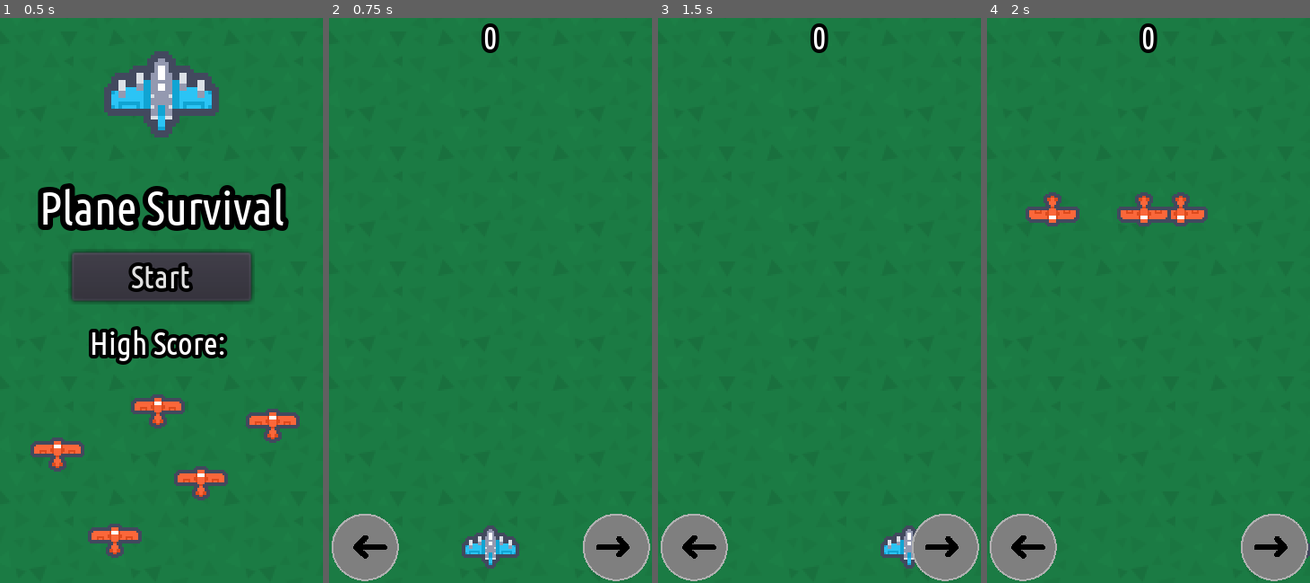
Above: before the commit, frames 1-4 (left to right).
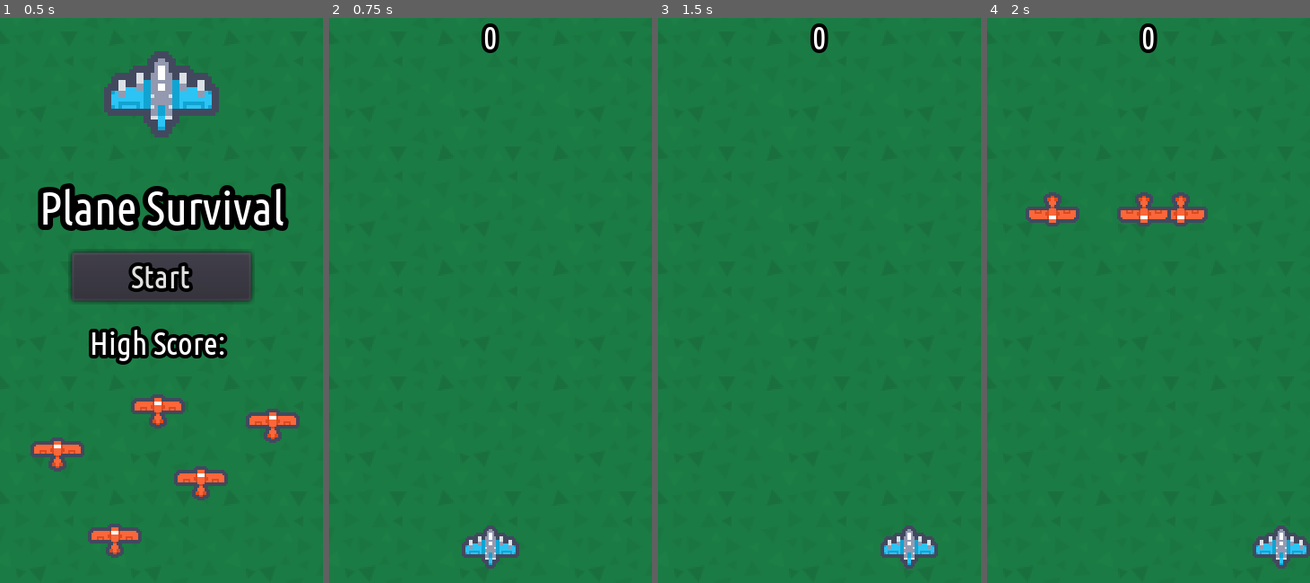
Above: after the commit, the same moments.

Repository: eggsnham07/PlaneRun
Game: Godot game, scene res://Scenes/Menu.tscn
The game is run twice, just before and just after one commit, with the same random seed, the same clock (stepped at 60 frames per second) and the same inputs. Sound files missing from this copy of the repository are replaced by a short silence.
Inputs:
- Up to frame 1 (0.5 s): no input
- Up to frame 2 (0.75 s): click "Start" at 0.5 s
- Up to frame 3 (1.5 s): tap Enter at 1.25 s; hold Right (ui_right) from 1.28 s (still down)
- Up to frame 4 (2 s): keep holding Right (ui_right)

Frame 1 is identical in both runs. In frame 2, 3.9% of the frame differs, in the area x 0-100%, y 87-100%; in frame 3, 3.9%; in frame 4, 3.9%.
Error before the commit: Invalid operands 'Nil' and 'float' in operator '*'. (res://Scenes/World.gd:13)

Commit message:
Remove crap

Diff:
--- a/Scenes/World.gd
+++ b/Scenes/World.gd
@@ -1,21 +1,6 @@
 extends Node
 
 export var EnemyScene: PackedScene
-
-var moving_left:bool = false
-var moving_right:bool = false
-
-func _process(delta):
-	var lr_i
-
-	if moving_left == true and moving_right == true: lr_i = 0
-	elif moving_right == true: lr_i = 1
-	elif moving_left == true: lr_i = -1
-
-	var new_position = $Player.position.x + lr_i * delta * $Player.speed
-	var half_width = $Player/Sprite.texture.get_width() / 2
-
-	$Player.position.x = clamp(new_position, half_width, 180 - half_width)
 
 func _on_SpawnTimer_timeout():
 	for i in 3:
@@ -38,8 +23,3 @@
 
 func _on_ExplosionSound_finished():
 	get_tree().change_scene("res://Scenes/Menu.tscn")
-
-
-
-func _on_MoveLeft_pressed():
-	pass # Replace with function body.
--- a/Scenes/World.tscn
+++ b/Scenes/World.tscn
@@ -8,10 +8,6 @@
 [ext_resource path="res://Assets/explosionCrunch_000.ogg" type="AudioStream" id=6]
 [ext_resource path="res://Assets/CustomFont.tres" type="DynamicFont" id=7]
 [ext_resource path="res://Scenes/ScoreLabel.gd" type="Script" id=8]
-[ext_resource path="res://Assets/RightArrow.png" type="Texture" id=9]
-[ext_resource path="res://Assets/LeftArrow.png" type="Texture" id=10]
-
-[sub_resource type="CircleShape2D" id=1]
 
 [node name="World" type="Node"]
 script = ExtResource( 3 )
@@ -46,25 +42,6 @@
 "_edit_use_anchors_": false
 }
 
-[node name="MoveLeft" type="TouchScreenButton" parent="CanvasLayer"]
-position = Vector2( 9.53674e-07, 280 )
-scale = Vector2( 0.2, 0.2 )
-normal = ExtResource( 10 )
-shape = SubResource( 1 )
-__meta__ = {
-"_edit_lock_": true
-}
-
-[node name="MoveRight" type="TouchScreenButton" parent="CanvasLayer"]
-position = Vector2( 140, 280 )
-scale = Vector2( 0.2, 0.2 )
-normal = ExtResource( 9 )
-shape = SubResource( 1 )
-__meta__ = {
-"_edit_lock_": true
-}
-
 [connection signal="died" from="Player" to="." method="_on_Player_died"]
 [connection signal="timeout" from="SpawnTimer" to="." method="_on_SpawnTimer_timeout"]
 [connection signal="finished" from="ExplosionSound" to="." method="_on_ExplosionSound_finished"]
-[connection signal="pressed" from="CanvasLayer/MoveLeft" to="." method="_on_MoveLeft_pressed"]
--- a/project.godot
+++ b/project.godot
@@ -12,6 +12,7 @@
 
 config/name="Plane Survival"
 run/main_scene="res://Scenes/Menu.tscn"
+config/icon="res://icon.png"
 
 [autoload]
 
@@ -25,6 +26,10 @@
 window/size/test_height=640
 window/stretch/mode="2d"
 window/stretch/aspect="keep"
+
+[global]
+
+android=false
 
 [importer_defaults]
 
@@ -87,4 +92,5 @@
 
 [rendering]
 
+quality/driver/fallback_to_gles2=true
 environment/default_environment="res://default_env.tres"
Binary file changed: HTML/index.apple-touch-icon.png
Binary file changed: HTML/index.icon.png
Not shown: 1 places in Scenes/World.tscn that only renumber resources
Not shown, changed: HTML/index.html
Not shown, changed: HTML/index.pck
